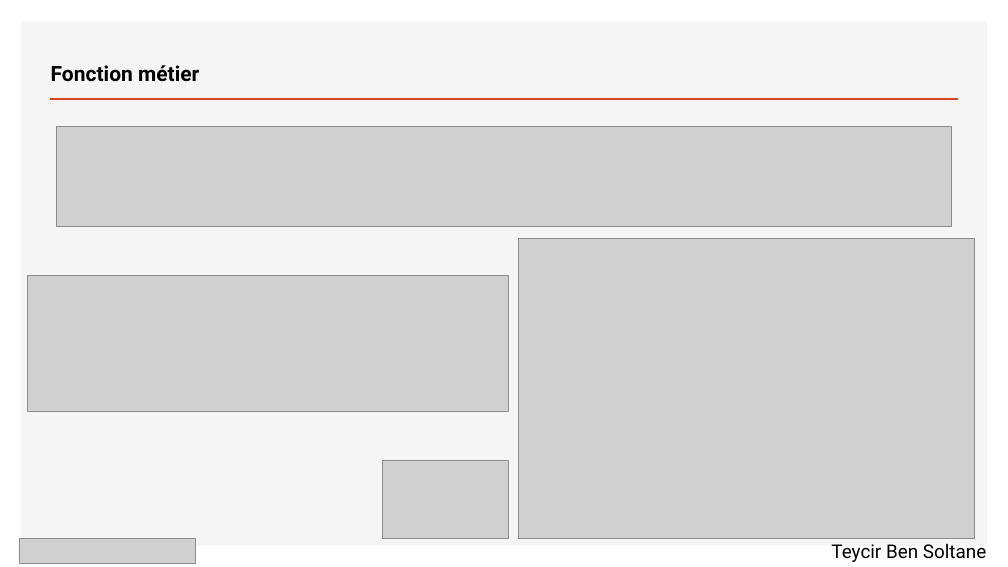
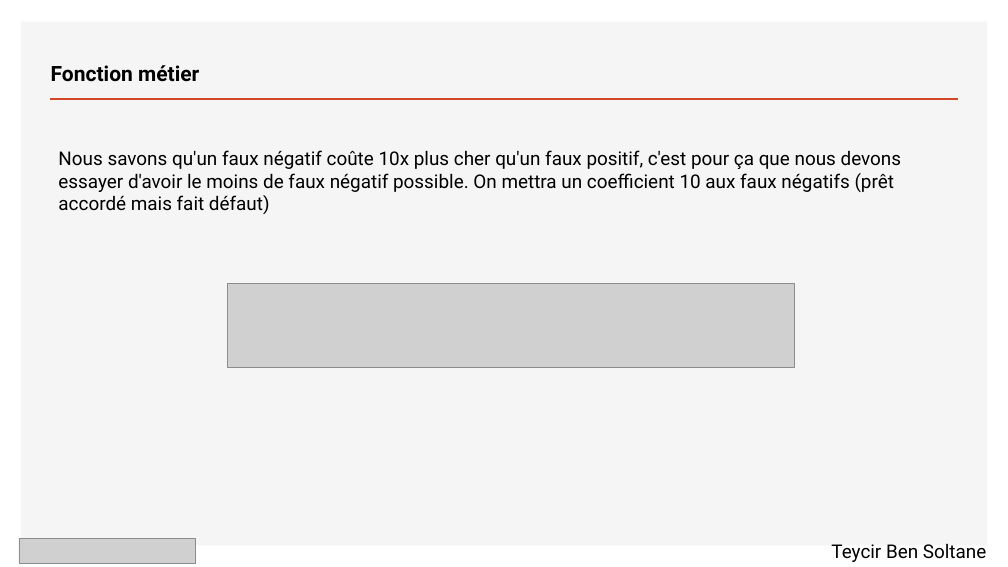
Before and after one commit to Teycir/Openclassrooms_project7, a slide deck: slide 13 of P7_01_Support.pptx (slide 12 before the commit). Drawn at 1008x567 pixels with LibreOffice and Linux fonts; fonts in the diff are those of the drawing; grey boxes stand for pictures. Boxes give left, top, right and bottom in pixels: in the first picture for what was removed or moved away, otherwise in the second. Text is boxed around its words. In the diff, an @@ line names an element or a change of style, - is before the commit and + after.

```diff
--- a/P7_01_Support.pptx
+++ b/P7_01_Support.pptx
@@ picture removed at (57, 127, 952, 226) @@
@@ text added at (58, 150, 902, 214), 18 pt, text #000000 @@
+Nous savons qu'un faux négatif coûte 10x plus cher qu'un faux positif, c'est pour ça que nous devons essayer d'avoir le moins de faux négatif possible. On mettra un coefficient 10 aux faux négatifs (prêt accordé mais fait défaut)
@@ picture removed at (519, 238, 975, 538) @@
@@ picture removed at (27, 275, 509, 411) @@
@@ picture added at (228, 284, 795, 368) @@
@@ picture removed at (383, 461, 509, 538) @@
```
Also in this commit, not shown: 1 other slide changed, 2 slides added.
